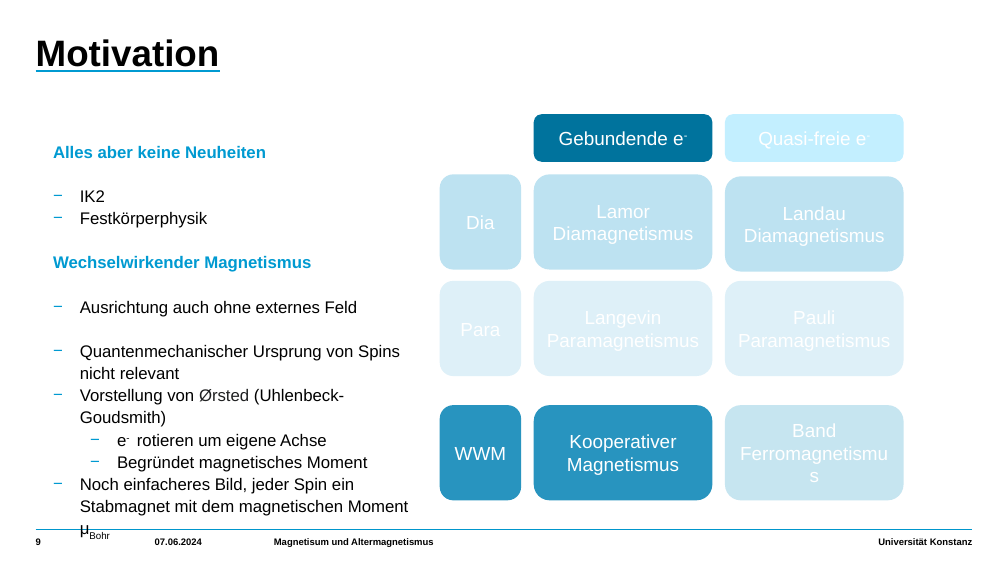
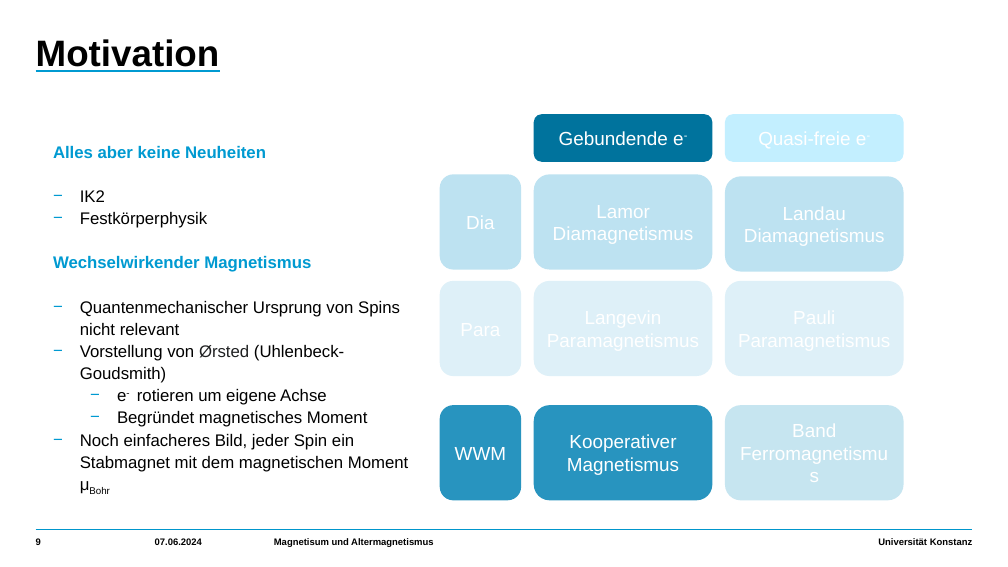
Before and after one commit to HolykingJulex/EstimateSeminar, a slide deck: slide 9 of Vortrag.pptx. Drawn at 1008x567 pixels with LibreOffice and Linux fonts; fonts in the diff are those of the drawing. Boxes give left, top, right and bottom in pixels: in the first picture for what was removed or moved away, otherwise in the second. Text is boxed around its words. In the diff, an @@ line names an element or a change of style, - is before the commit and + after.

```diff
--- a/Vortrag.pptx
+++ b/Vortrag.pptx
@@ text at (x1=80, y1=301, x2=358, y2=317): paragraph removed @@
-    − Ausrichtung auch ohne externes Feld
```
Also in this commit, not shown: 7 other slides changed, 1 slide added, 2 other files.
